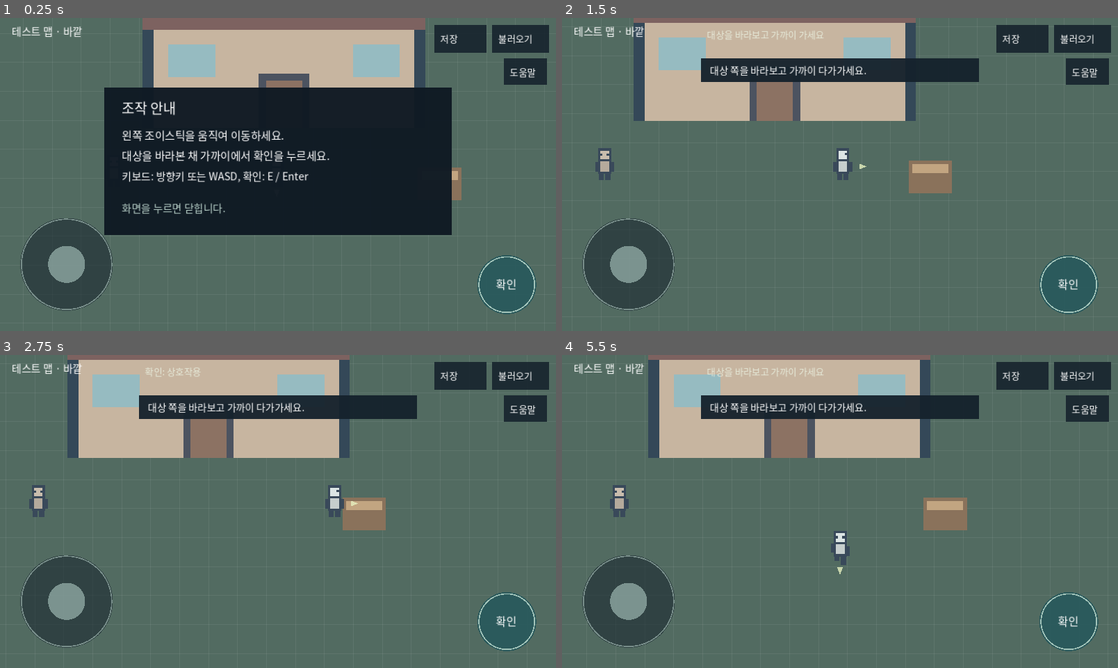
Above: before the commit, frames 1-4 (two rows, left to right).
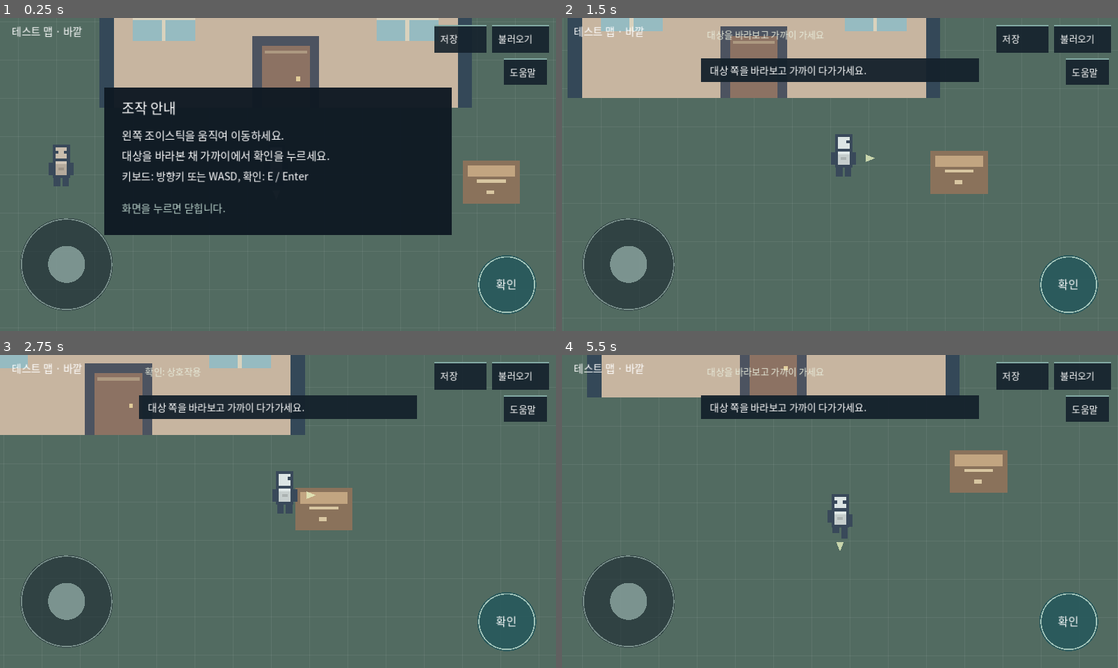
Above: after the commit, the same moments.

Repository: asnt39/-
Game: Godot game, scene res://main.tscn
Two runs of this game, one before a commit and one after it. Both use one fixed random seed, a clock stepped at 60 frames per second and the inputs below.
Inputs (mouse positions are in pixels of both pictures, inside the frame that each line leads up to):
- Up to frame 1 (0.25 s): no input
- Up to frame 2 (1.5 s): tap Enter at 0.5 s; move the mouse to (962, 158) at 0.52 s; hold Right 0.53-1.25 s; tap E at 0.6 s; click (962, 158) at 0.67 s; tap Space at 0.77 s; drag from (728, 190) to (812, 237) at 1.27 s
- Up to frame 3 (2.75 s): move the mouse to (333, 442) at 2.02 s; hold Right from 2.03 s (still down); tap 2 at 2.1 s
- Up to frame 4 (5.5 s): release Right at 2.75 s; drag from (812, 574) to (673, 464) at 2.77 s; move the mouse to (1006, 558) at 3.52 s; hold Left 3.53-4.25 s; tap Enter at 3.6 s; tap Space at 3.77 s; drag from (673, 464) to (756, 433) at 4.27 s; move the mouse to (867, 511) at 5.02 s; hold Down from 5.03 s (still down); tap E at 5.1 s; click (867, 511) at 5.17 s

The runs differ from the first frame. In frame 1, 12% of the frame differs, in the area x 8-99%, y 0-60%; in frame 2, 15%; in frame 3, 16%, in the area x 0-99%, y 0-56%; in frame 4, 16%.

Commit message:
Refine visuals and close-range interactions

Diff:
--- a/main.gd
+++ b/main.gd
@@ -22,7 +22,7 @@
 var notice := ""
 var help_open := true
 var camera := Vector2(480, 270)
-const ZOOM := 1.25
+const ZOOM := 1.65
 var fade := 0.0
 
 func controls() -> Dictionary:
@@ -111,16 +111,18 @@
 	return true
 
 func target() -> String:
-	var objects := [{"id":"door", "pos":Vector2(480, 257)}, {"id":"object", "pos":Vector2(695, 328)}, {"id":"npc", "pos":Vector2(245, 330)}] if map_id == "outside" else [{"id":"door", "pos":Vector2(480, 470)}, {"id":"object", "pos":Vector2(665, 295)}]
+	var objects := [{"id":"door", "pos":Vector2(480, 250), "radius": 22.0}, {"id":"object", "pos":Vector2(695, 328), "radius": 27.0}, {"id":"npc", "pos":Vector2(245, 330), "radius": 14.0}] if map_id == "outside" else [{"id":"door", "pos":Vector2(480, 470), "radius": 22.0}, {"id":"object", "pos":Vector2(665, 295), "radius": 24.0}]
 	var best := ""
 	var best_score := -999.0
 	for item in objects:
 		var offset: Vector2 = item.pos - player
 		var distance := offset.length()
-		if distance < 1.0 or distance > 85.0: continue
-		var alignment := facing.dot(offset / distance)
-		if alignment < 0.65: continue
-		var score := alignment * 100.0 - distance * 0.6
+		var reach: float = maxf(0.0, distance - item.radius)
+		if reach > 62.0: continue
+		var alignment := facing.dot(offset.normalized()) if distance > 0.1 else 1.0
+		# At point-blank range, allow a small amount of sideways overlap.
+		if alignment < (0.0 if reach < 12.0 else 0.45): continue
+		var score := alignment * 50.0 - reach
 		if score > best_score: best_score = score; best = item.id
 	return best
 
@@ -186,6 +188,8 @@
 	draw_rect(Rect2(p + Vector2(9, 3), Vector2(12, 12)), color)
 	draw_rect(Rect2(p + Vector2(6, 18), Vector2(18, 17)), outline)
 	draw_rect(Rect2(p + Vector2(9, 18), Vector2(12, 14)), color.darkened(0.1))
+	draw_rect(Rect2(p + Vector2(9, 18), Vector2(12, 3)), color.lightened(0.12))
+	draw_rect(Rect2(p + Vector2(12, 24), Vector2(6, 3)), color.darkened(0.22))
 	if dir.y < -0.5: draw_rect(Rect2(p + Vector2(9, 3), Vector2(12, 7)), color.darkened(0.2))
 	elif absf(dir.x) > absf(dir.y): draw_rect(Rect2(p + Vector2(9 if dir.x < 0 else 18, 6), Vector2(3, 3)), outline)
 	else:
@@ -206,12 +210,17 @@
 		rect(Rect2(285, 85, 390, 165), "344858"); rect(Rect2(300, 105, 360, 145), "c7b5a0")
 		rect(Rect2(285, 85, 390, 30), "7d6260"); rect(Rect2(445, 175, 70, 75), "4c5360")
 		rect(Rect2(455, 185, 50, 65), "8c7263"); rect(Rect2(320, 135, 65, 45), "96bbc1"); rect(Rect2(575, 135, 65, 45), "96bbc1")
-		rect(Rect2(665, 305, 60, 45), "8a725b"); rect(Rect2(670, 310, 50, 12), "c2a581")
+		rect(Rect2(458, 190, 44, 3), "ad9981"); rect(Rect2(491, 217, 4, 5), "e1cc99")
+		for x in [350, 605]:
+			rect(Rect2(x, 135, 4, 45), "d9d2bd"); rect(Rect2(x - 30, 155, 65, 3), "d9d2bd")
+		rect(Rect2(285, 112, 390, 5), "645758")
+		for x in range(310, 650, 40): rect(Rect2(x, 87, 18, 3), "ad8e83")
+		rect(Rect2(665, 305, 60, 45), "8a725b"); rect(Rect2(670, 310, 50, 12), "c2a581"); rect(Rect2(680, 325, 30, 3), "d8c6a1"); rect(Rect2(690, 336, 8, 4), "d8c6a1")
 		person(Vector2(245, 330), Vector2.DOWN, 0.0, Color("c9bdad"))
 	else:
 		rect(Rect2(355, 145, 250, 65), "8a705b"); rect(Rect2(365, 150, 230, 35), "b7a084")
 		rect(Rect2(640, 270, 50, 45), "94775b"); rect(Rect2(645, 275, 40, 10), "c7ac84")
-		rect(Rect2(440, 470, 80, 28), "927b67")
+		rect(Rect2(440, 470, 80, 28), "927b67"); rect(Rect2(448, 474, 64, 3), "c4ad88")
 	person(player, facing, walk if moving else 0.0, Color("dce5e4"))
 	var arrow_center := player + facing * 27.0 + Vector2(0, -17)
 	var side := Vector2(-facing.y, facing.x)
@@ -226,7 +235,8 @@
 	draw_arc(c.action.get_center(), 48, 0, TAU, 48, Color(0.75, 0.87, 0.82, 0.8), 2)
 	label(c.action.get_center() + Vector2(-19, 7), "확인", 19)
 	for key in ["save", "load", "help"]:
-		draw_rect(c[key], Color(0.08, 0.13, 0.17, 0.88))
+		draw_rect(c[key], Color(0.08, 0.13, 0.17, 0.90))
+		draw_rect(Rect2(c[key].position, Vector2(c[key].size.x, 2)), Color("83aaa4"))
 		label(c[key].position + Vector2(10, 30), "저장" if key == "save" else ("불러오기" if key == "load" else "도움말"), 16)
 	label(Vector2(20, 30), "테스트 맵 · " + ("바깥" if map_id == "outside" else "실내"), 18)
 	if dialogue == "" and not help_open:
@@ -234,6 +244,7 @@
 	if dialogue != "":
 		draw_rect(Rect2(230, 290, 500, 155), Color(0.07, 0.11, 0.15, 0.96))
 		draw_rect(Rect2(230, 290, 500, 3), Color("90b2a9"))
+		draw_rect(Rect2(236, 297, 2, 141), Color(0.5, 0.68, 0.63, 0.5))
 		label(Vector2(250, 335), dialogue, 19)
 		if choices:
 			for key in ["yes", "no"]: draw_rect(c[key], Color("426c68"))
